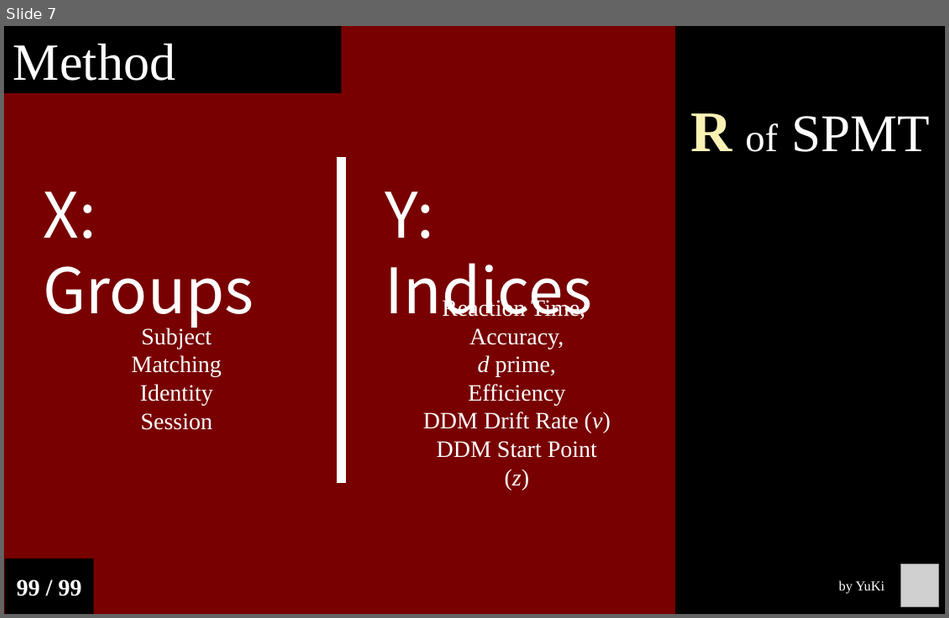
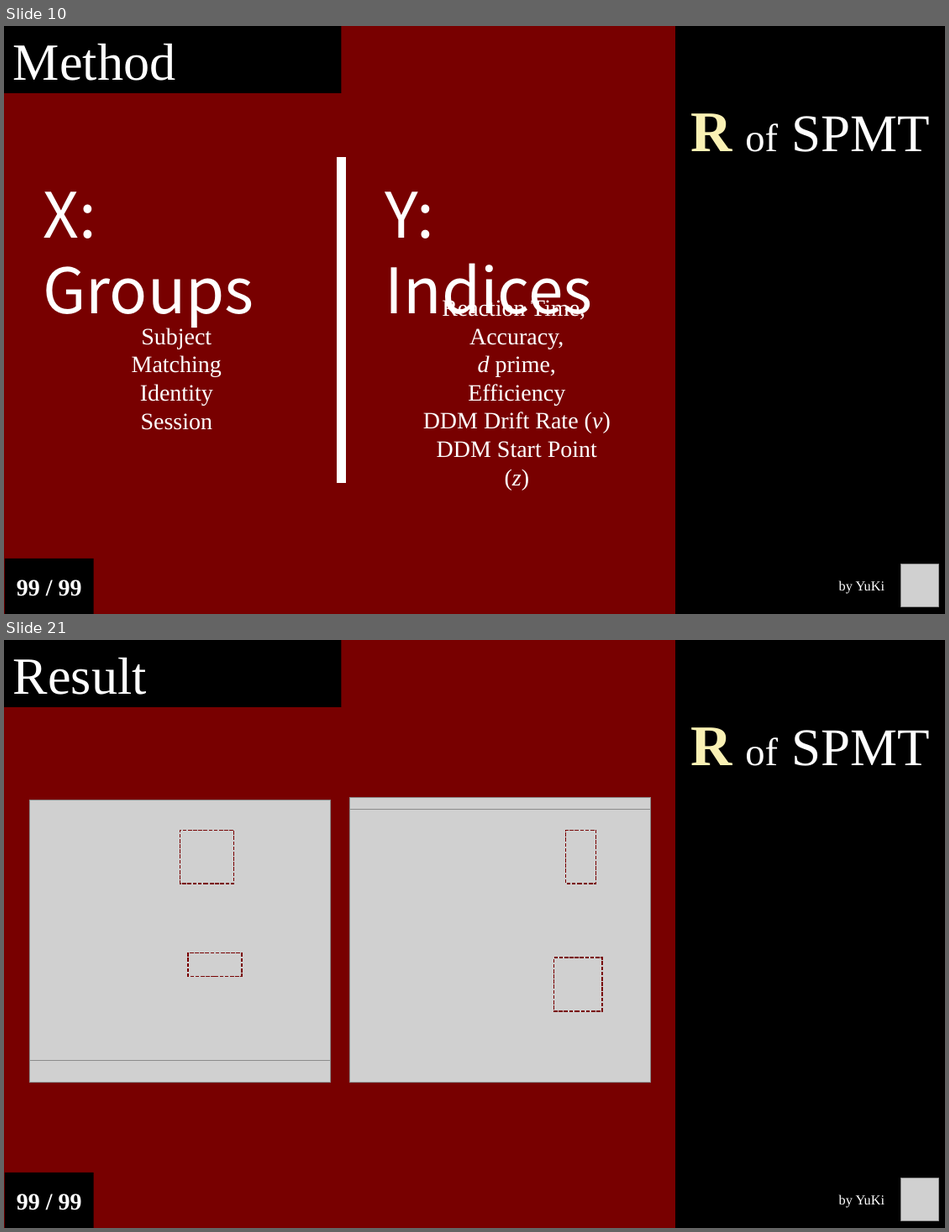
Before and after one commit to Chuan-Peng-Lab/ReliabilitySPE, a slide deck: 6_Reports/6_2_Phase_2/End_Semester_Report.pptx. Shown one above the other, each under a label of ours: slide 7 before the commit, slides 10 and 21 after it; the slides between them are not shown. The pictures are 949x618 and 949x1232 pixels, drawn with LibreOffice and Linux fonts; fonts in the diff are those of the drawing; grey boxes stand for pictures. Boxes give left, top, right and bottom in pixels: in the first picture for what was removed or moved away, otherwise in the second. Text is boxed around its words. In the diff, an @@ line names an element or a change of style, - is before the commit and + after.

```diff
--- a/6_Reports/6_2_Phase_2/End_Semester_Report.pptx
+++ b/6_Reports/6_2_Phase_2/End_Semester_Report.pptx
@@ slide 21 added at [4,640,945,1228], background #780000 @@
@@ rectangle added at [4,640,341,707], fill #000000, 40 pt, text #FFFFFF @@
+Result
@@ rectangle added at [675,640,945,1228], fill #000000, 40.5 pt, text #FFFFFF @@
+R of SPMT
@@ picture added at [29,800,331,1061] @@
@@ picture added at [350,810,652,1082] @@
@@ picture added at [350,797,652,810] @@
@@ rectangle added at [180,830,233,884], outline #780000 1 pt dashed @@
@@ rectangle added at [566,830,595,884], outline #780000 1 pt dashed @@
@@ rectangle added at [187,953,241,977], outline #780000 1 pt dashed @@
@@ rectangle added at [553,958,602,1011], outline #780000 1 pt dashed @@
@@ picture added at [29,1061,331,1082] @@
@@ rectangle added at [5,1173,93,1228], fill #000000, 18 pt, text #FFFFFF, bold @@
+99 / 99
@@ picture added at [900,1178,938,1220] @@
@@ text added at [839,1194,885,1208], 10.5 pt, text #FFFFFF @@
+by YuKi
@@ what was slide 7 is now slide 10 @@
```
Also in this commit, not shown: 2 slides changed, 23 other slides added, 3 other files.
